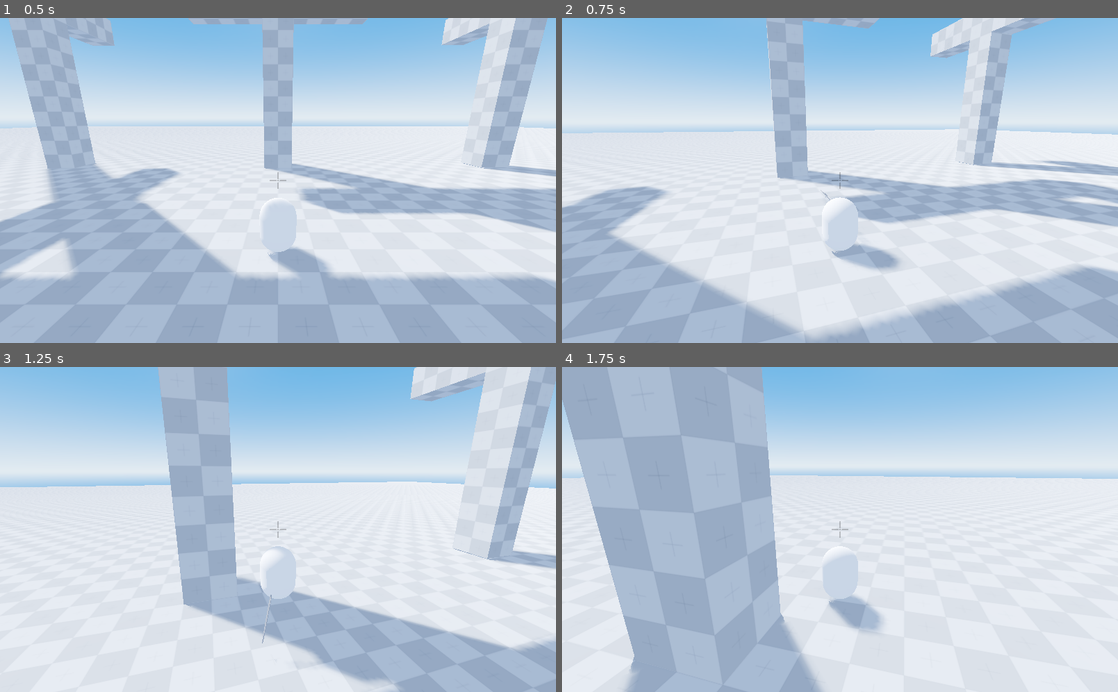
Above: before the commit, frames 1-4 (two rows, left to right).
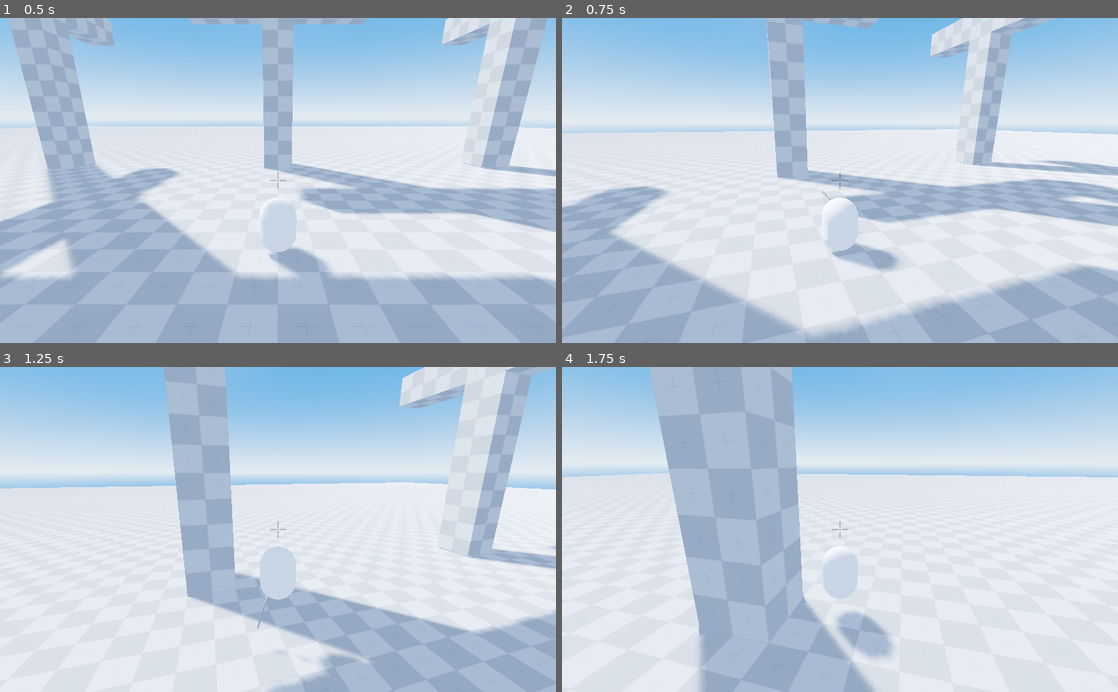
Above: after the commit, the same moments.

Repository: nickyvanurk/game-prototypes
Game: Godot game, scene res://world/world.tscn
The game is run twice, just before and just after one commit, with the same random seed, the same clock (stepped at 60 frames per second) and the same inputs.
Inputs (mouse positions are in pixels of both pictures, inside the frame that each line leads up to):
- Up to frame 1 (0.5 s): no input
- Up to frame 2 (0.75 s): tap Enter at 0.5 s; move the mouse to (867, 180) at 0.52 s; hold W (move_forward) from 0.53 s (still down); hold Right mouse button (grapple) from 0.53 s (still down)
- Up to frame 3 (1.25 s): keep holding W (move_forward); keep holding Right mouse button (grapple); tap Space (jump) at 0.77 s
- Up to frame 4 (1.75 s): keep holding W (move_forward); move the mouse to (812, 529) at 1.27 s; release Right mouse button (grapple) at 1.28 s; tap F (reel_out) at 1.35 s; tap Space (jump) at 1.52 s

Frame 1 is identical in both runs. In frame 2, 0.1% of the frame differs, in the area x 4-100%, y 0-97%; in frame 3, 11%; in frame 4, 21%, in the area x 0-100%, y 0-100%.

Commit message:
Fine tune rope stiffness

Diff:
--- a/grappling-hook/grappling-hook/grappling_hook.gd
+++ b/grappling-hook/grappling-hook/grappling_hook.gd
@@ -2,7 +2,7 @@
 
 export var max_rope_length = 50
 export var rest_length = 1
-export var rope_stiffness = 10
+export var rope_stiffness = 4
 export var max_grapple_speed = 30
 
 enum State { Released, Attached, ReelingIn, ReelingOut }
--- a/grappling-hook/player/player.gd
+++ b/grappling-hook/player/player.gd
@@ -37,7 +37,6 @@
 		velocity.y = jump_impulse
 
 	velocity.y = clamp(velocity.y - (gravity * delta), -terminal_velocity, terminal_velocity)
-
 	velocity = move_and_slide(velocity, Vector3.UP, true)
 
 	last_space_state = get_world().direct_space_state
